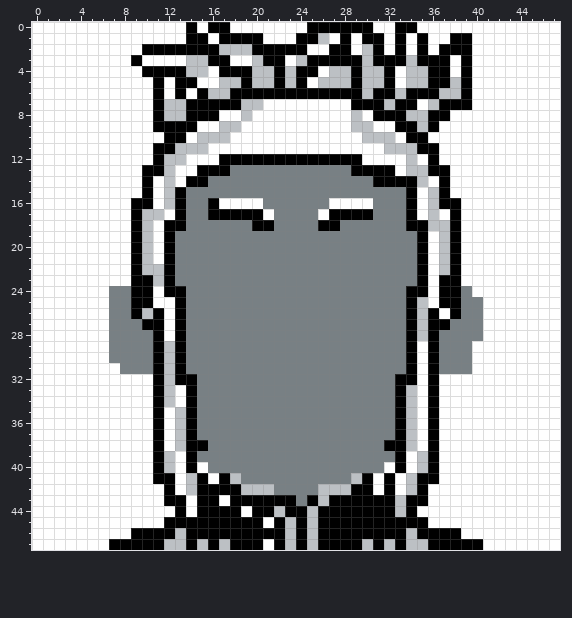
A pixel-art sprite gets an edit: Assets/Data/Images/GenericPortraits/Gur2/F.png. The picture above was drawn from the file before the commit.
The file is 48x48 pixels.
Now the later version:
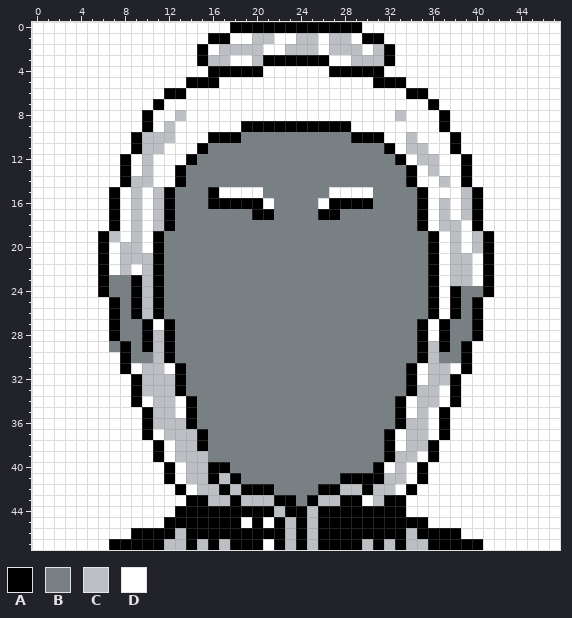
Palette (. is transparent): A #000000  B #788084  C #bcc0c4  D #ffffff
The exact change:
y 0: x 14 A -> D; x 16..24 AADDDDDDD -> DDAAAAAAA; x 30 A -> D; x 33..34 AA -> DD
y 1: x 14..16 AAD -> DDA; x 18..21 AAAD -> DDCC; x 24..28 AACDA -> CCDCC; x 33 A -> D; x 35 A -> D; x 38..39 AA -> DD
y 2: x 10..14 AAAAA -> DDDDD; x 16 A -> D; x 20..25 AAAAAD -> CDDCCC; x 27..33 AADCADA -> CCCDCAD; x 35 A -> D; x 37..39 AAA -> DDD
y 3: x 9 A -> D; x 14..17 CCAA -> DACC; x 23..24 DC -> AA; x 27..29 AAA -> DDC; x 31 A -> C; x 33..37 ACAAA -> DDDDD; x 39 A -> D
y 4: x 10..16 AAAACCD -> DDDDDDA; x 20..25 CCACAA -> ADDDDD; x 27..28 CC -> AA; x 30..32 CCA -> AAD; x 34..37 CCAA -> DDDD; x 39 A -> D
y 5: x 11 A -> D; x 13 A -> D; x 15..24 DDCCACCACA -> AADDDDDDDD; x 26..31 CCCACC -> DDDDDA; x 33..39 DCCAACA -> ADDDDDD
y 6: x 11..12 AD -> DA; x 15..33 ACCAAAAAAAAAAAACAAC -> DDDDDDDDDDDDDDDDDDD; x 36..39 ACCA -> DDDD
y 7: x 12..20 CCAAAAACC -> DDDDDDDDD; x 29..34 AAACAA -> DDDDDD; x 36..39 CAAA -> ADDD
y 8: x 10..12 DAC -> ADD; x 14..16 AAA -> DDD; x 19 C -> D; x 29 C -> D; x 31..36 AAACCA -> DDCDDD
y 9: x 10..14 DAAAA -> ADCDD; x 17..30 CCDDDDDDDDDDCC -> DDAAAAAAAAAADD; x 33..37 AACAD -> DDDDA
y 10: x 9..13 DDDAA -> ACCCD; x 15..32 CCCDDDDDDDDDDDDCCC -> DAAABBBBBBBBBBAAAD; x 34..35 AA -> CD; x 38 D -> A
y 11: x 9..33 DDAACCCDDDDDDDDDDDDDDDDCC -> ACCDDDABBBBBBBBBBBBBBBBAD; x 35..36 AA -> CD; x 38 D -> A
y 12: x 8 D -> A; x 10..36 DACCDDDAAAAAAAAAAAAADDDDCDA -> CDDDABBBBBBBBBBBBBBBBBBADCC; x 39 D -> A
y 13: x 8 D -> A; x 10..17 AACDDAAA -> CDDABBBB; x 29..37 AAAADCCAA -> BBBBBADCD; x 39 D -> A
y 14: x 8..10 DDA -> ACC; x 12..15 CDAA -> DABB; x 31..33 AAA -> BBB; x 35 C -> D; x 37 A -> C; x 39 D -> A
y 15: x 7 D -> A; x 9..13 DADCA -> CDCAB; x 16..20 BBBBB -> ADDDD; x 27..30 BBBB -> DDDD; x 34..37 ADCA -> BADD; x 39..40 DD -> CA
y 16: x 7 D -> A; x 9..13 AADCA -> CDCAB; x 17..21 DDDDB -> AAAAD; x 26..30 BDDDD -> DAAAA; x 34..40 ADCAADD -> BADCDCA
y 17: x 7 D -> A; x 9..10 AC -> CD; x 12..13 DA -> AB; x 16..19 AAAA -> BBBB; x 21 D -> A; x 26 D -> A; x 28..30 AAA -> BBB; x 34..40 ADCDADD -> BADCDCA
y 18: x 7 D -> A; x 9..11 ACD -> CDC; x 13 A -> B; x 20..21 AA -> BB; x 26..27 AA -> BB; x 34 A -> B; x 36 C -> D; x 38 A -> C; x 40 D -> A
y 19: x 6..7 DD -> AC; x 9..12 ACDA -> CDAB; x 35..38 ADCA -> BADC; x 40..41 DD -> CA
y 20: x 6 D -> A; x 8..12 DACDA -> CCDAB; x 35..38 ADCA -> BADC; x 40..41 DD -> CA
y 21: x 6 D -> A; x 8..9 DA -> CC; x 11..12 DA -> AB; x 35..39 ADCAD -> BADCC; x 41 D -> A
y 22: x 6 D -> A; x 8..9 DA -> CD; x 11..12 CA -> AB; x 35..39 ADCAD -> BADCC; x 41 D -> A
y 23: x 6..8 DDD -> ABB; x 10..12 ACA -> CAB; x 35..39 ADAAD -> BADCC; x 41 D -> A
y 24: x 6 D -> A; x 10..13 ADAA -> CABB; x 34..37 AADA -> BBAD; x 40..41 DD -> BA
y 25: x 7 B -> A; x 10..13 ADDA -> CABB; x 34..37 ACDA -> BBAD; x 40 B -> A
y 26: x 7 B -> A; x 12..13 DA -> BB; x 34..35 AC -> BB; x 40 B -> A
y 27: x 7 B -> A; x 11..13 ADA -> DAB; x 34..36 ACA -> BAD; x 40 B -> A
y 28: x 7 B -> A; x 10..13 BADA -> ACAB; x 34..37 ACAB -> BADA; x 40 B -> A
y 29: x 8 B -> A; x 10..13 BACA -> ACAB; x 34..37 ADAB -> BACA; x 39 B -> A
y 30: x 7..8 BB -> DA; x 11..13 ACA -> CAB; x 34..36 ADA -> BAC; x 39 B -> A
y 31: x 8..12 BBBAC -> ADCCD; x 36..39 ABBB -> CCDA
y 32: x 9..11 DDA -> ACC; x 14 A -> B; x 33 A -> B; x 36..38 ADD -> CCA
y 33: x 9..11 DDA -> ACC; x 13..14 DA -> AB; x 33..36 ACDA -> BACC; x 38 D -> A
y 34: x 9 D -> A; x 11 A -> C; x 34..36 CDA -> DCC; x 38 D -> A
y 35: x 10..13 DADC -> ACCD; x 34..37 CDAD -> DCDA
y 36: x 10..12 DAD -> ACC; x 35..37 DAD -> CDA
y 37: x 10..12 DAD -> ADC; x 14..15 AB -> CA; x 32..33 BA -> AD; x 35..37 DAD -> CDA
y 38: x 14 A -> C; x 33 A -> D; x 35 D -> C
y 39: x 12..15 CDAB -> DCCC; x 32..35 BADC -> ACCD
y 40: x 11..12 AC -> DA; x 14..17 ADBB -> CCAA; x 31 B -> A; x 33 A -> C; x 35..36 CA -> AD
y 41: x 11 A -> D; x 15..18 ADAC -> CACA; x 28..29 BC -> AA; x 31..34 DADC -> ACCD; x 36 A -> D
y 42: x 12..16 ADCAA -> DADCC; x 18..21 ACCC -> CAAA; x 26..27 CC -> AA; x 29 A -> C; x 31..32 DA -> CC; x 34..35 CA -> AD
y 43: x 12..14 AAD -> DDA; x 16..17 AD -> CC; x 19..21 AAA -> CCC; x 27 A -> C; x 30..31 AA -> DC; x 33..35 CAA -> ADD
y 44: x 14 D -> A; x 19 D -> A; x 33..34 CA -> AD
y 45: x 19 A -> D
